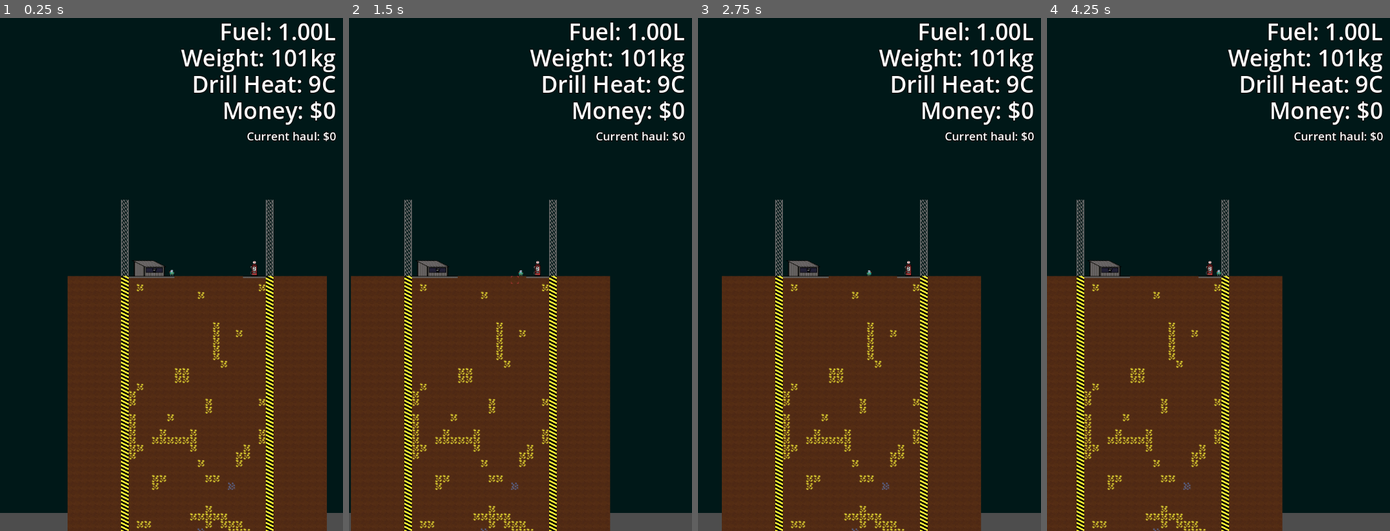
Above: before the commit, frames 1-4 (left to right).
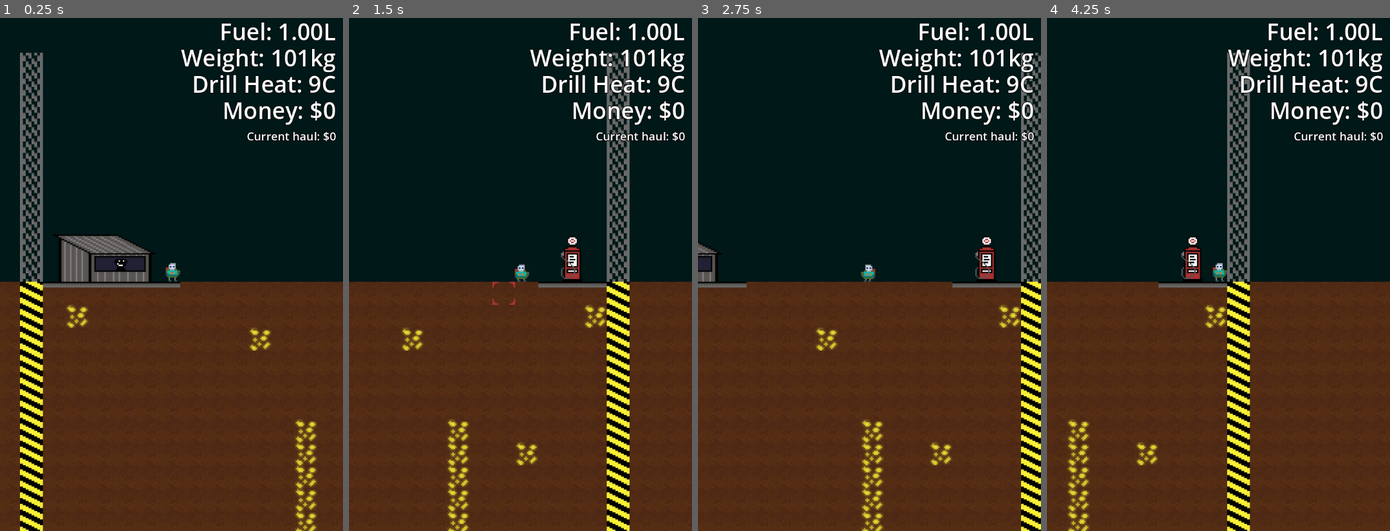
Above: after the commit, the same moments.

Repository: brikr/ludum-dare-57
Game: Godot game, scene res://scenes/main/main.tscn
Two runs of this game, one before a commit and one after it. Both use one fixed random seed, a clock stepped at 60 frames per second and the inputs below.
Inputs (mouse positions are in pixels of both pictures, inside the frame that each line leads up to):
- Up to frame 1 (0.25 s): no input
- Up to frame 2 (1.5 s): tap Enter at 0.5 s; move the mouse to (595, 248) at 0.52 s; hold D (move_right) from 0.53 s (still down); tap F (interact) at 0.6 s; tap Space (jump) at 0.77 s; move the mouse to (451, 300) at 1.27 s; click (451, 300) at 1.35 s
- Up to frame 3 (2.75 s): tap Space (jump) at 1.52 s; move the mouse to (903, 161) at 2.02 s; release D (move_right) at 2.03 s; hold A (move_left) from 2.03 s (still down); tap F (interact) at 2.1 s
- Up to frame 4 (4.25 s): move the mouse to (1201, 377) at 2.77 s; release A (move_left) at 2.78 s; hold D (move_right) from 2.78 s (still down); click (1201, 377) at 2.85 s; tap Space (jump) at 3.02, 3.77 s; move the mouse to (1321, 351) at 3.52 s; tap F (interact) at 3.6 s

The runs differ from the first frame. In frame 1, 20% of the frame differs, in the area x 0-100%, y 6-100%; in frame 2, 20%; in frame 3, 19%; in frame 4, 26%.

Commit message:
Update player.tscn

Diff:
--- a/scenes/player/player.tscn
+++ b/scenes/player/player.tscn
@@ -356,6 +356,7 @@
 animation = &"air_right"
 
 [node name="Camera2D" type="Camera2D" parent="."]
+zoom = Vector2(3, 3)
 
 [node name="CollisionShape2D" type="CollisionShape2D" parent="."]
 shape = SubResource("CircleShape2D_lgqa7")
